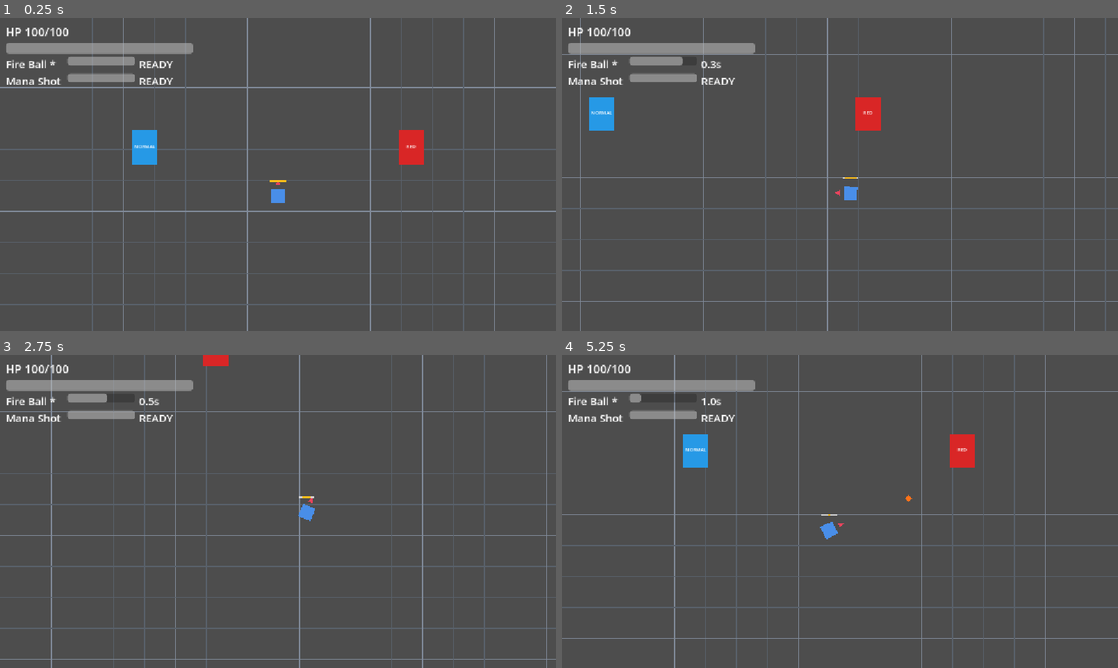
Above: before the commit, frames 1-4 (two rows, left to right).
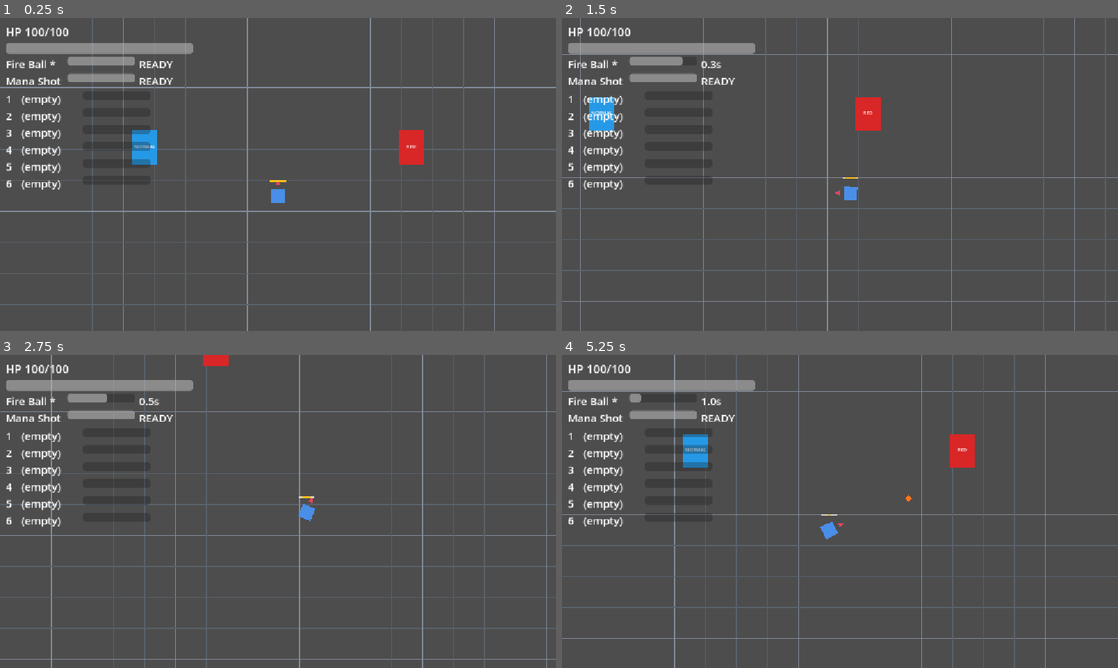
Above: after the commit, the same moments.

Repository: BestestGameStudio/gangU
Game: Godot game, scene res://scenes/main.tscn
The game is run twice, just before and just after one commit, with the same random seed, the same clock (stepped at 60 frames per second) and the same inputs.
Inputs (mouse positions are in pixels of both pictures, inside the frame that each line leads up to):
- Up to frame 1 (0.25 s): no input
- Up to frame 2 (1.5 s): move the mouse to (962, 158) at 0.52 s; hold D (move_right) 0.53-1.28 s; hold Space (cast) 0.53-1.28 s; move the mouse to (728, 190) at 1.27 s; hold S (move_down) from 1.28 s (still down); tap Space (cast) at 1.35 s
- Up to frame 3 (2.75 s): move the mouse to (333, 442) at 2.02 s; release S (move_down) at 2.03 s; hold D (move_right) from 2.03 s (still down); hold Space (cast) from 2.03 s (still down); tap Tab at 2.1 s
- Up to frame 4 (5.25 s): move the mouse to (812, 574) at 2.77 s; release D (move_right) at 2.78 s; release Space (cast) at 2.78 s; hold W (move_up) 2.78-3.53 s; tap 1 at 2.85 s; tap Space (cast) at 3.05, 4.35 s; move the mouse to (1006, 558) at 3.52 s; hold Space (cast) 3.53-4.28 s; hold A (move_left) 3.53-5.03 s; move the mouse to (673, 464) at 4.27 s; move the mouse to (867, 511) at 5.02 s; hold S (move_down) from 5.03 s (still down); hold Space (cast) from 5.03 s (still down); tap Tab at 5.1 s

The runs differ from the first frame. In frame 1, 1.0% of the frame differs, in the area x 1-28%, y 23-55%; in frame 2, 0.8%; in frame 3, 0.7%; in frame 4, 1.1%, in the area x 1-27%, y 23-55%.

Commit message:
#10 slots (C): HUD 6-slot display [DRAFT, depends on B] (#57)
* #10 slots (C): HUD 6-slot display, additive + backward compatible

Consumes the pinned B slot API (get_slots(), size-6 nullable) when present:
six fixed rows (key 1-6, name, cooldown bar, state) under a new SlotRows
container. On a caster without get_slots() no rows are built and behavior
is identical to pre-slots. Read-only; no unlocked-inventory display (panel
scope); style provisional pending the open human style choice.

* C: signal-driven refresh + freed-instance safety per #61

Connect slot_assigned/slot_cleared for immediate refresh (still polled
per-frame for cooldown bars, matching existing spell-row pattern); guard
caster and spell validity (objective-discovery pattern).

* C: legacy spell rows sync on spell_replaced (#67 review finding)

The legacy spell list (#41) binds rows to Spell resources at build time;
after an upgrade swap the row kept the replaced spell's name and lost the
equipped marker. Re-key the row to the new resource on spell_replaced so
name, cooldown bar and equipped marker track the swap. Guarded by
has_signal for pre-#67 casters; no display changes otherwise.

---------

Co-authored-by: instinct-agent <instinct-agent@users.noreply.github.com>
Co-authored-by: Instinct Agent <agent@instinct.com>

Diff:
--- a/scenes/hud.tscn
+++ b/scenes/hud.tscn
@@ -31,3 +31,7 @@
 [node name="SpellRows" type="VBoxContainer" parent="Root"]
 layout_mode = 2
 theme_override_constants/separation = 4
+
+[node name="SlotRows" type="VBoxContainer" parent="Root"]
+layout_mode = 2
+theme_override_constants/separation = 4
--- a/scripts/hud.gd
+++ b/scripts/hud.gd
@@ -21,6 +21,14 @@
 ##     cooldown_remaining(spell), cooldown_started(spell, duration),
 ##     spell_equipped(spell).
 ##   Spell (scripts/spell.gd): spell_name, cooldown.
+##
+## #10 slots slice (C): when the caster exposes the pinned slot API
+## (get_slots(), size-6 nullable), renders six fixed slot rows (key 1-6,
+## name, cooldown bar, state) under SlotRows. ADDITIVE and backward
+## compatible: on a caster without get_slots() no slot rows are built and
+## the HUD is byte-identical in behavior to the pre-slots version. Style
+## (rows under the spell list, same fonts) is PROVISIONAL pending the open
+## human style choice; no unlocked-inventory display here (panel scope).
 
 ## Set by the mounting scene. If unset, falls back to the "player" group.
 @export var player_path: NodePath
@@ -32,10 +40,15 @@
 @onready var _hp_label: Label = $Root/HPLabel
 @onready var _hp_bar: ProgressBar = $Root/HPBar
 @onready var _spell_rows_box: VBoxContainer = $Root/SpellRows
+@onready var _slot_rows_box: VBoxContainer = $Root/SlotRows
 @onready var _objective_label: Label = $Root/ObjectiveLabel
 
 var _objective: DungeonObjective
 var _discover_elapsed := 0.0
+
+## #10 slots slice (C): built only when the pinned slot API is present.
+var _slots_supported := false
+var _slot_widgets: Array = [] ## [{key,name,bar,state}] x 6
 
 func _ready() -> void:
 	if player_path != NodePath(""):
@@ -53,8 +66,18 @@
 		_caster.cooldown_started.connect(_on_cooldown_started)
 		_caster.spell_equipped.connect(_on_spell_equipped)
 		_caster.spell_added.connect(_add_spell_row) # #10: rows follow runtime pickups
+		if _caster.has_signal(&"spell_replaced"):
+			_caster.spell_replaced.connect(_on_spell_replaced) # rows track upgrades (#67)
 		for s in _caster.spells:
 			_add_spell_row(s)
+		# #10 slots slice (C): six fixed rows only when the pinned API exists.
+		_slots_supported = _caster.has_method(&"get_slots")
+		if _slots_supported:
+			_build_slot_rows()
+			if _caster.has_signal(&"slot_assigned"):
+				_caster.slot_assigned.connect(func(_i, _s): _update_slot_rows())
+			if _caster.has_signal(&"slot_cleared"):
+				_caster.slot_cleared.connect(func(_i): _update_slot_rows())
 
 func _add_spell_row(spell: Spell) -> void:
 	var row := HBoxContainer.new()
@@ -76,10 +99,64 @@
 	_spell_rows_box.add_child(row)
 	_spell_rows[spell] = {"name": name_label, "bar": bar, "state": state}
 
+func _build_slot_rows() -> void:
+	for i in 6:
+		var row := HBoxContainer.new()
+		row.add_theme_constant_override("separation", 8)
+		var key_label := Label.new()
+		key_label.add_theme_font_size_override("font_size", 22)
+		key_label.custom_minimum_size = Vector2(24, 0)
+		key_label.text = str(i + 1)
+		var name_label := Label.new()
+		name_label.add_theme_font_size_override("font_size", 22)
+		name_label.custom_minimum_size = Vector2(120, 0)
+		var bar := ProgressBar.new()
+		bar.min_value = 0.0
+		bar.max_value = 1.0
+		bar.value = 0.0
+		bar.show_percentage = false
+		bar.custom_minimum_size = Vector2(140, 18)
+		var state := Label.new()
+		state.add_theme_font_size_override("font_size", 22)
+		row.add_child(key_label)
+		row.add_child(name_label)
+		row.add_child(bar)
+		row.add_child(state)
+		_slot_rows_box.add_child(row)
+		_slot_widgets.append({"key": key_label, "name": name_label, "bar": bar, "state": state})
+
+func _update_slot_rows() -> void:
+	# Freed-instance safe: the caster can die with the run (reload rebuilds
+	# the HUD, but signal timing can race); null slots are the normal empty
+	# state. Mirrors the objective-discovery validity pattern.
+	if not is_instance_valid(_caster):
+		_slots_supported = false
+		return
+	var slots: Array = _caster.get_slots()
+	for i in _slot_widgets.size():
+		var w: Dictionary = _slot_widgets[i]
+		var spell: Spell = slots[i] if i < slots.size() else null
+		if spell != null and not is_instance_valid(spell):
+			spell = null
+		if spell == null:
+			w["name"].text = "(empty)"
+			w["bar"].value = 0.0
+			w["state"].text = ""
+			continue
+		var rem: float = _caster.cooldown_remaining(spell)
+		var frac := 1.0
+		if spell.cooldown > 0.0:
+			frac = 1.0 - clampf(rem / spell.cooldown, 0.0, 1.0)
+		w["name"].text = spell.spell_name
+		w["bar"].value = frac
+		w["state"].text = "READY" if rem <= 0.0 else "%.1fs" % rem
+
 func _process(delta: float) -> void:
 	_update_objective(delta)
 	if _caster == null:
 		return
+	if _slots_supported:
+		_update_slot_rows()
 	for s in _spell_rows.keys():
 		var row: Dictionary = _spell_rows[s]
 		var rem: float = _caster.cooldown_remaining(s)
@@ -105,6 +182,16 @@
 func _on_spell_equipped(_spell: Spell) -> void:
 	pass
 
+## Legacy rows follow replace_spell (#67): re-key the row to the new resource
+## so the name, cooldown bar and equipped marker track the swap instead of
+## going stale (review finding on the C fixture). Unlock-only replacements
+## (old never in the legacy list) have no row to re-key and stay unlisted.
+func _on_spell_replaced(old_spell: Spell, new_spell: Spell) -> void:
+	if not _spell_rows.has(old_spell):
+		return
+	_spell_rows[new_spell] = _spell_rows[old_spell]
+	_spell_rows.erase(old_spell)
+
 ## #11 objective slice: lazy discovery of the mounted DungeonObjective.
 ## Throttled search; the node only exists while a dungeon with an objective
 ## is the current area.
